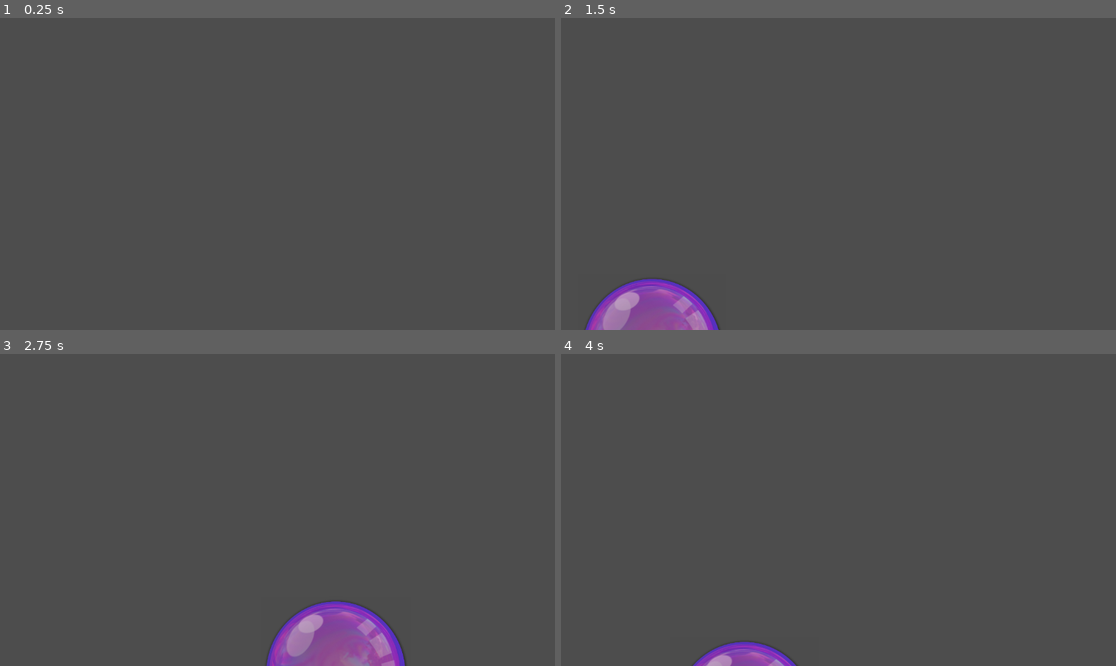
Above: before the commit, frames 1-4 (two rows, left to right).
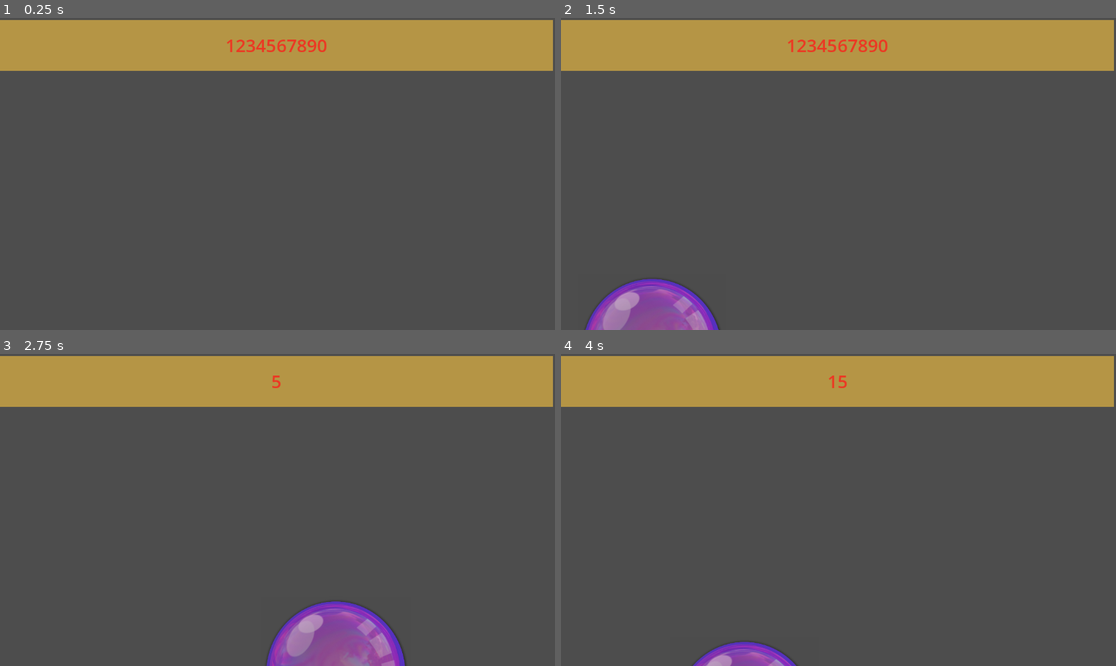
Above: after the commit, the same moments.

Repository: nekoemden/bubble-pop
Game: Godot game, scene res://Main/Main.tscn
Two runs of this game, one before a commit and one after it. Both use one fixed random seed, a clock stepped at 60 frames per second and the inputs below.
Inputs (mouse positions are in pixels of both pictures, inside the frame that each line leads up to):
- Up to frame 1 (0.25 s): no input
- Up to frame 2 (1.5 s): tap Enter at 0.5 s; move the mouse to (960, 158) at 0.52 s; click (960, 158) at 0.67 s; move the mouse to (727, 189) at 1.27 s; click (727, 189) at 1.42 s
- Up to frame 3 (2.75 s): move the mouse to (88, 659) at 2.02 s; click (88, 659) at 2.17 s
- Up to frame 4 (4 s): move the mouse to (810, 572) at 2.77 s; click (810, 572) at 2.92 s; move the mouse to (894, 634) at 3.52 s; click (894, 634) at 3.67 s

The runs differ from the first frame. In frame 1, 16% of the frame differs, in the area x 0-100%, y 0-17%; in frame 2, 16%; in frame 3, 16%; in frame 4, 16%.

Commit message:
name label

Diff:
--- a/Code/Main/Main.tscn
+++ b/Code/Main/Main.tscn
@@ -1,7 +1,13 @@
-[gd_scene load_steps=3 format=3 uid="uid://cd5nxssueqosr"]
+[gd_scene load_steps=5 format=3 uid="uid://cd5nxssueqosr"]
 
 [ext_resource type="Script" uid="uid://br5ickikatj6u" path="res://Main/main.gd" id="1_lxy7q"]
 [ext_resource type="AudioStream" uid="uid://balcbhw5gj1bf" path="res://Sfx/pop_03.wav" id="2_83ytx"]
+
+[sub_resource type="StyleBoxFlat" id="StyleBoxFlat_83ytx"]
+bg_color = Color(0.71145827, 0.5830437, 0.2694589, 1)
+
+[sub_resource type="LabelSettings" id="LabelSettings_amygn"]
+font_size = 37
 
 [node name="Main" type="Node"]
 script = ExtResource("1_lxy7q")
@@ -11,3 +17,23 @@
 
 [node name="Sfx" type="AudioStreamPlayer2D" parent="."]
 stream = ExtResource("2_83ytx")
+
+[node name="Scoreboard" type="PanelContainer" parent="."]
+anchors_preset = -1
+anchor_left = 0.284
+anchor_top = 0.029000001
+anchor_right = 0.58100003
+anchor_bottom = 0.16700001
+offset_left = -327.168
+offset_top = -14.792
+offset_right = 478.688
+offset_bottom = 1.7839966
+theme_override_styles/panel = SubResource("StyleBoxFlat_83ytx")
+
+[node name="ScoreUI" type="Label" parent="Scoreboard"]
+modulate = Color(1, 0.089999974, 0.089999974, 0.7372549)
+layout_mode = 2
+text = "1234567890"
+label_settings = SubResource("LabelSettings_amygn")
+horizontal_alignment = 1
+vertical_alignment = 1
--- a/Code/Main/main.gd
+++ b/Code/Main/main.gd
@@ -4,15 +4,24 @@
 const BUBBLE = preload("res://bubble/bubble.tscn")
 @onready var timer: Timer = $Timer
 @onready var sfx: AudioStreamPlayer2D = $Sfx
+@onready var score_ui: Label = $Scoreboard/ScoreUI
+
+var score: int = 0 #Place to load save file.
 
 func _ready() -> void:
 	timer.timeout.connect(on_timed_out)
+	#update_scoreboard()
 
 func spawn_bubble():
 		var bubble: Bubble = BUBBLE.instantiate()
 		bubble.position = Vector2(randi_range(0, get_viewport().size.x), get_viewport().size.y +100)
 		bubble.main = self
+		bubble.point_value = 5
 		add_child(bubble)
 
 func on_timed_out():
 	spawn_bubble()
+
+func update_scoreboard(delta_score):
+	score += delta_score
+	score_ui.text = str(score)
--- a/Code/bubble/bubble.gd
+++ b/Code/bubble/bubble.gd
@@ -3,6 +3,7 @@
 
 var main: Main
 var speed: float = -112 # px/ sec.
+var point_value = 1
 
 func _ready() -> void:
 	input_event.connect(on_clicked)
@@ -22,6 +23,7 @@
 				print("Mouse down.")
 				main.sfx.play()
 				main.sfx.pitch_scale = randf_range(0.8, 1.2)
+				main.update_scoreboard(point_value)
 				queue_free()
 			else:
 				print("Mouse up.")
Not shown, changed: .DS_Store
